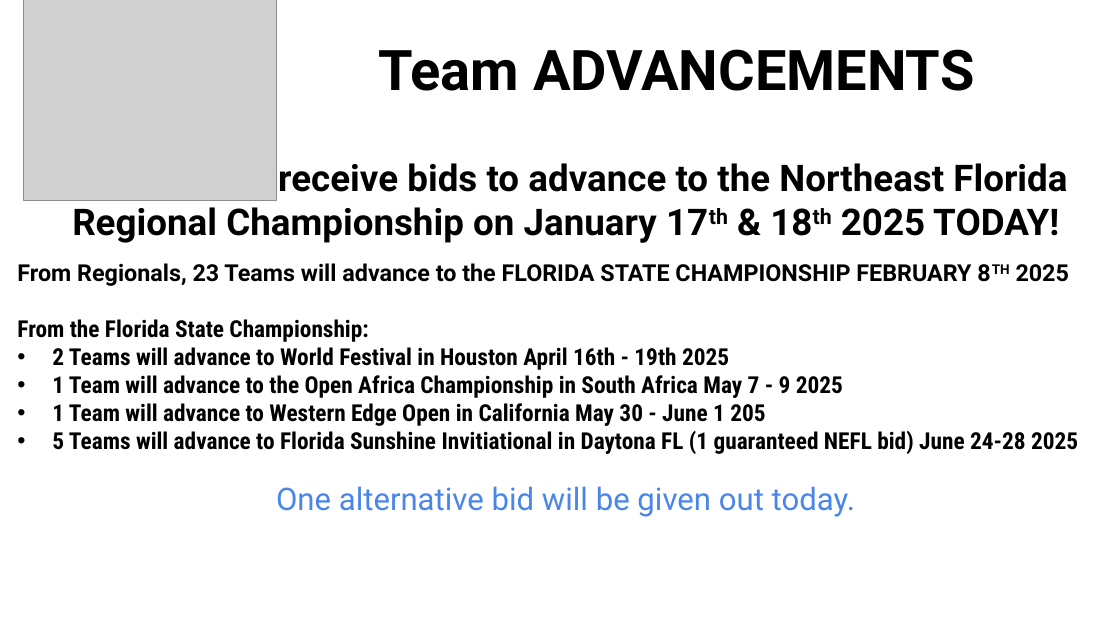
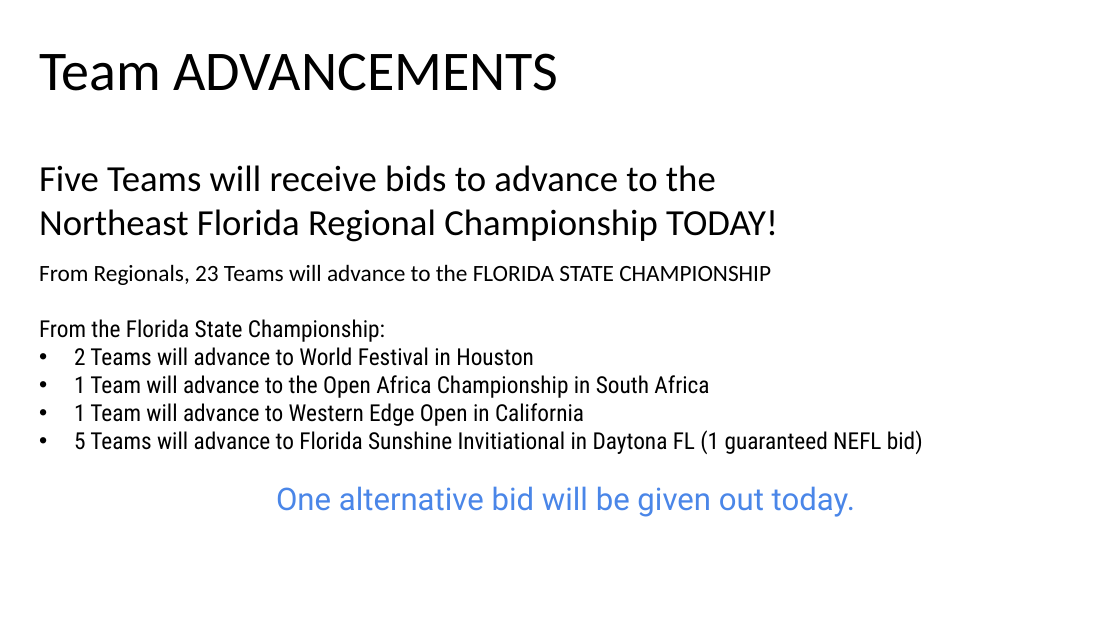
Before and after one commit to bpmerkel/FLLSlides, a slide deck: slide 40 of Api/Templates/Awards Ceremony - Full.pptx. Drawn at 1120x630 pixels with LibreOffice and Linux fonts; fonts in the diff are those of the drawing; grey boxes stand for pictures; background and template pictures are left out. Boxes give left, top, right and bottom in pixels: in the first picture for what was removed or moved away, otherwise in the second. Text is boxed around its words. In the diff, an @@ line names an element or a change of style, - is before the commit and + after.

Commit message:
Update PowerPoint files for Awards Ceremony
Modified binary content in "Awards Ceremony - Full.pptx" and "Awards Ceremony - Short.pptx". No specific text or code changes were detailed in the diff output.

```diff
--- a/Api/Templates/Awards Ceremony - Full.pptx
+++ b/Api/Templates/Awards Ceremony - Full.pptx
@@ picture removed at <box>24,0,277,200</box> @@
@@ title "Team ADVANCEMENTS": place and size @@
-title "Team ADVANCEMENTS" at <box>378,49,974,91</box>
+title "Team ADVANCEMENTS" at <box>39,53,558,91</box>
@@ title "Team ADVANCEMENTS" at <box>39,53,558,91</box>: font Roboto to Calibri, bold off; alignment centre to left @@
@@ title at <box>39,165,778,242</box>: text changed; font Roboto to Calibri; bold off @@
-5 Teams will receive bids to advance to the Northeast Florida Regional Championship on January 17th & 18th 2025 TODAY!
+Five Teams will receive bids to advance to the
+Northeast Florida Regional Championship TODAY!
@@ title at <box>39,264,771,285</box>: text changed; font Roboto to Calibri; bold off @@
-From Regionals, 23 Teams will advance to the FLORIDA STATE CHAMPIONSHIP FEBRUARY 8TH 2025
+From Regionals, 23 Teams will advance to the FLORIDA STATE CHAMPIONSHIP
@@ title "From Regionals, 23 Teams will ...": place and size @@
-title "From Regionals, 23 Teams will ..." at <box>17,263,1078,454</box>
+title "From Regionals, 23 Teams will ..." at <box>39,264,923,454</box>
@@ title at <box>39,319,385,342</box>: bold off in "From the Florida State Championship:" @@
@@ title at <box>74,347,923,454</box>: text changed; bold off @@
-• 2 Teams will advance to World Festival in Houston April 16th - 19th 2025
-• 1 Team will advance to the Open Africa Championship in South Africa May 7 - 9 2025
-• 1 Team will advance to Western Edge Open in California May 30 - June 1 205
-• 5 Teams will advance to Florida Sunshine Invitiational in Daytona FL (1 guaranteed NEFL bid) June 24-28 2025
+• 2 Teams will advance to World Festival in Houston
+• 1 Team will advance to the Open Africa Championship in South Africa
+• 1 Team will advance to Western Edge Open in California
+• 5 Teams will advance to Florida Sunshine Invitiational in Daytona FL (1 guaranteed NEFL bid)
```
Also in this commit, not shown: 41 other slides changed, 1 other file.
